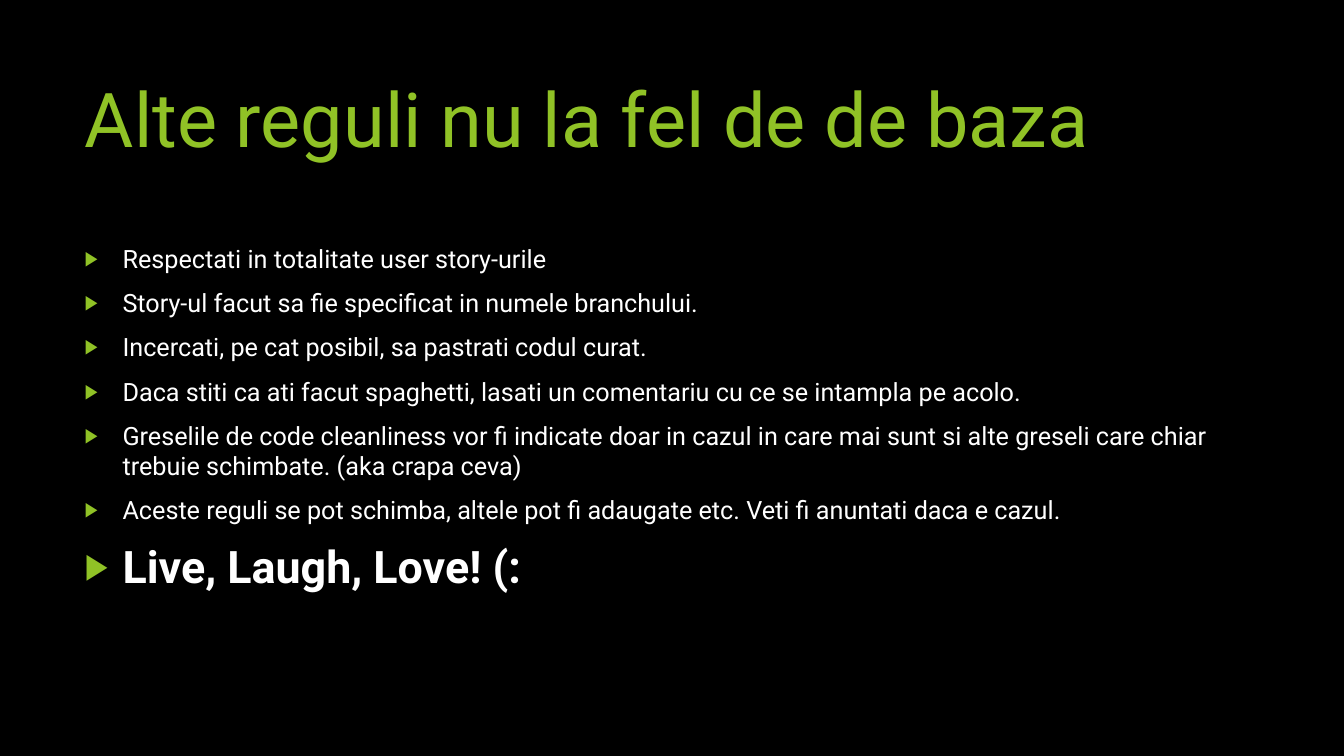
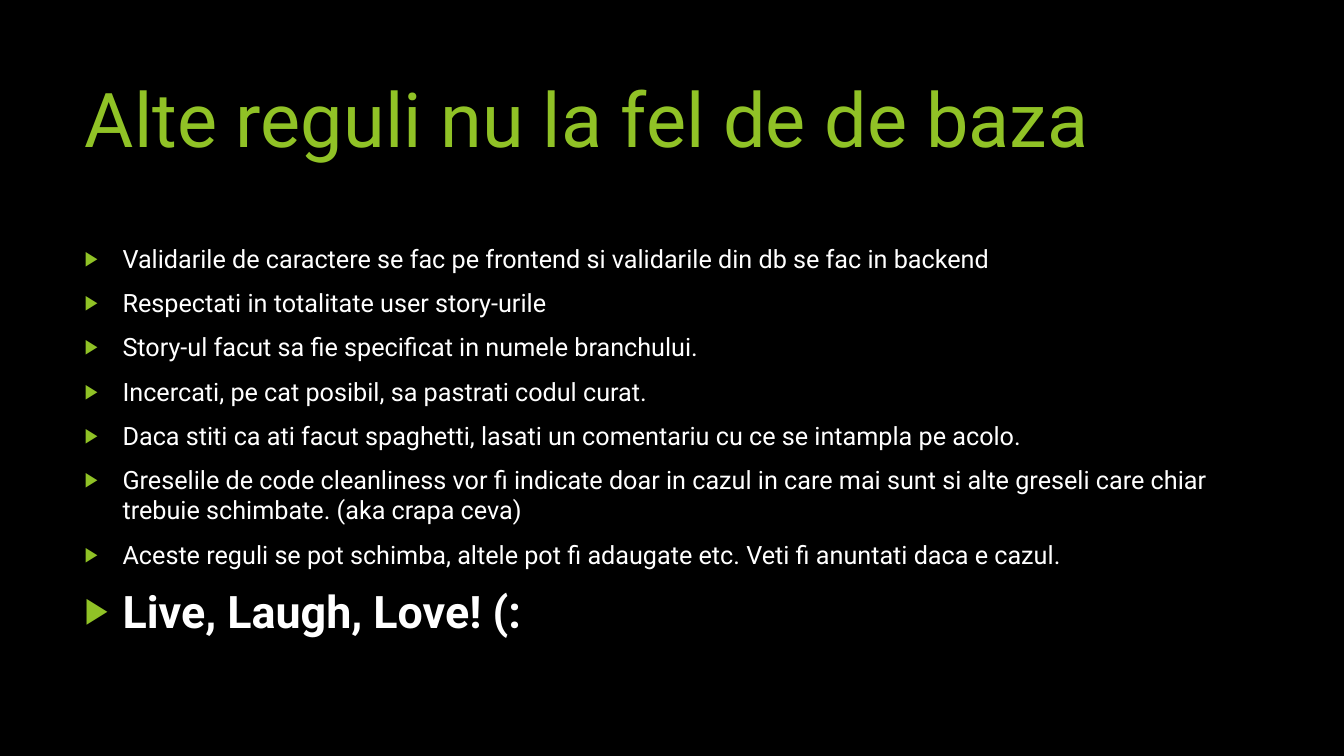
Before and after one commit to includeSimon/VVSS, a slide deck: slide 4 of Rules and standards.pptx. Drawn at 1344x756 pixels with LibreOffice and Linux fonts; fonts in the diff are those of the drawing; background and template pictures are left out. Boxes give left, top, right and bottom in pixels: in the first picture for what was removed or moved away, otherwise in the second. Text is boxed around its words. In the diff, an @@ line names an element or a change of style, - is before the commit and + after.

```diff
--- a/Rules and standards.pptx
+++ b/Rules and standards.pptx
@@ text at [123,249,989,273]: paragraph added @@
+▶ Validarile de caractere se fac pe frontend si validarile din db se fac in backend
```
Also in this commit, not shown: 1 other slide changed.
